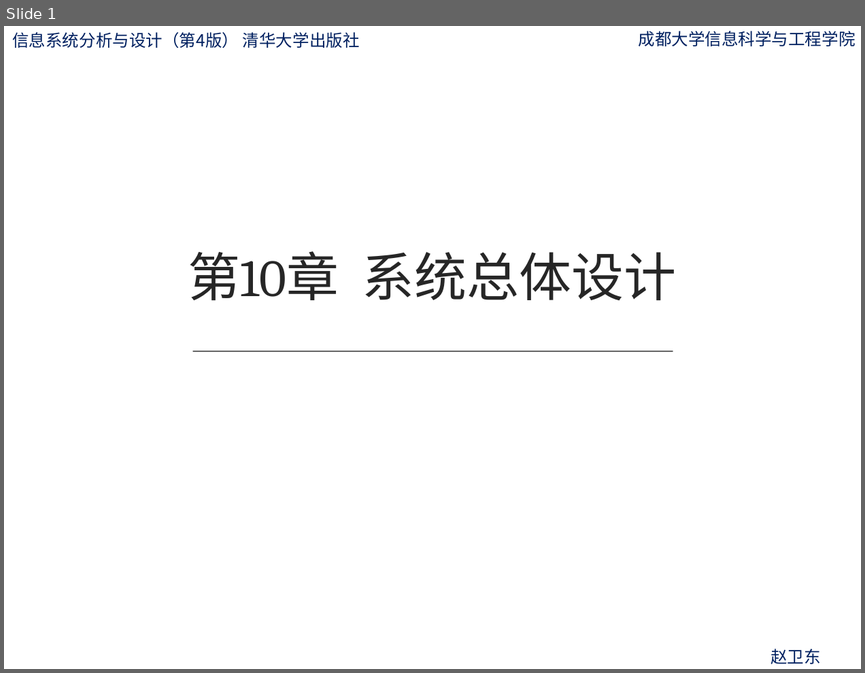
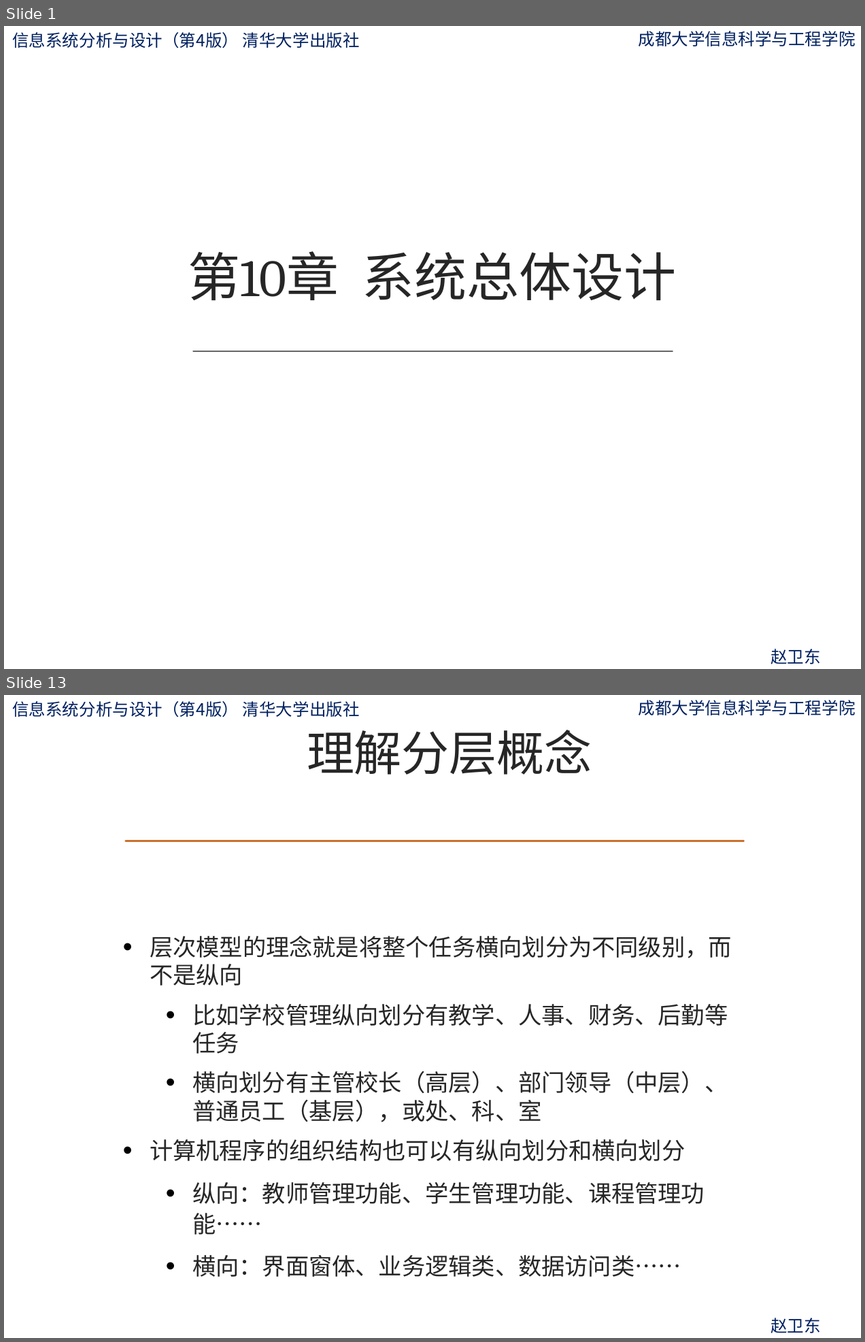
Before and after one commit to ylfagh/is_analysis-1, a slide deck: ppt/第10章-系统总体设计.pptx. Shown one above the other, each under a label of ours: slide 1 before the commit, slides 1 and 13 after it; the slides between them are not shown. The pictures are 865x673 and 865x1342 pixels, drawn with LibreOffice and Linux fonts; fonts in the diff are those of the drawing; background and template pictures are left out. Boxes give left, top, right and bottom in pixels: in the first picture for what was removed or moved away, otherwise in the second. Text is boxed around its words. In the diff, an @@ line names an element or a change of style, - is before the commit and + after.

```diff
--- a/ppt/第10章-系统总体设计.pptx
+++ b/ppt/第10章-系统总体设计.pptx
@@ slide 13 added at (x1=4, y1=695, x2=861, y2=1338), background picture (left out); not listed: 3 template elements that a slide beside it also shows @@
@@ title added at (x1=307, y1=730, x2=592, y2=775), 40 pt, text #262626 @@
+理解分层概念
@@ line added from (126, 841) to (743, 841), #CC702D 1.5 pt @@
@@ text added at (x1=150, y1=935, x2=732, y2=1276), 19.6 pt, text #262626 @@
+• 层次模型的理念就是将整个任务横向划分为不同级别，而不是纵向
+  • 比如学校管理纵向划分有教学、人事、财务、后勤等任务
+  • 横向划分有主管校长（高层）、部门领导（中层）、普通员工（基层），或处、科、室
+• 计算机程序的组织结构也可以有纵向划分和横向划分
+  • 纵向：教师管理功能、学生管理功能、课程管理功能……
+  • 横向：界面窗体、业务逻辑类、数据访问类……
```
Also in this commit, not shown: 199 other slides added, 21 slides removed, 1 other file.
